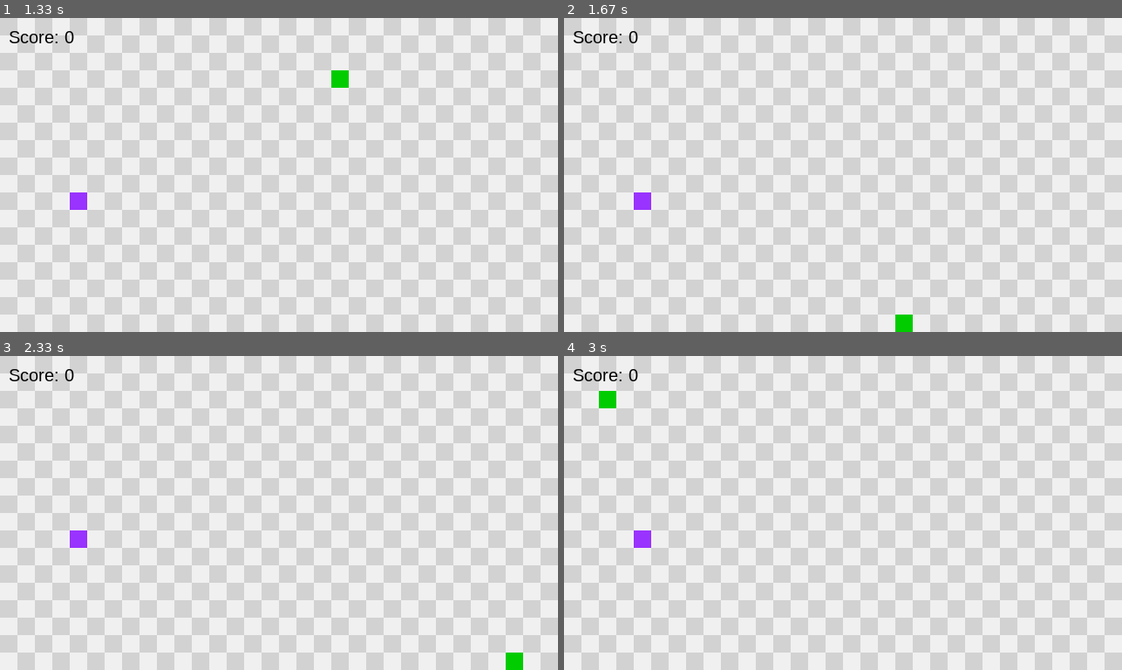
Above: before the commit, frames 1-4 (two rows, left to right).
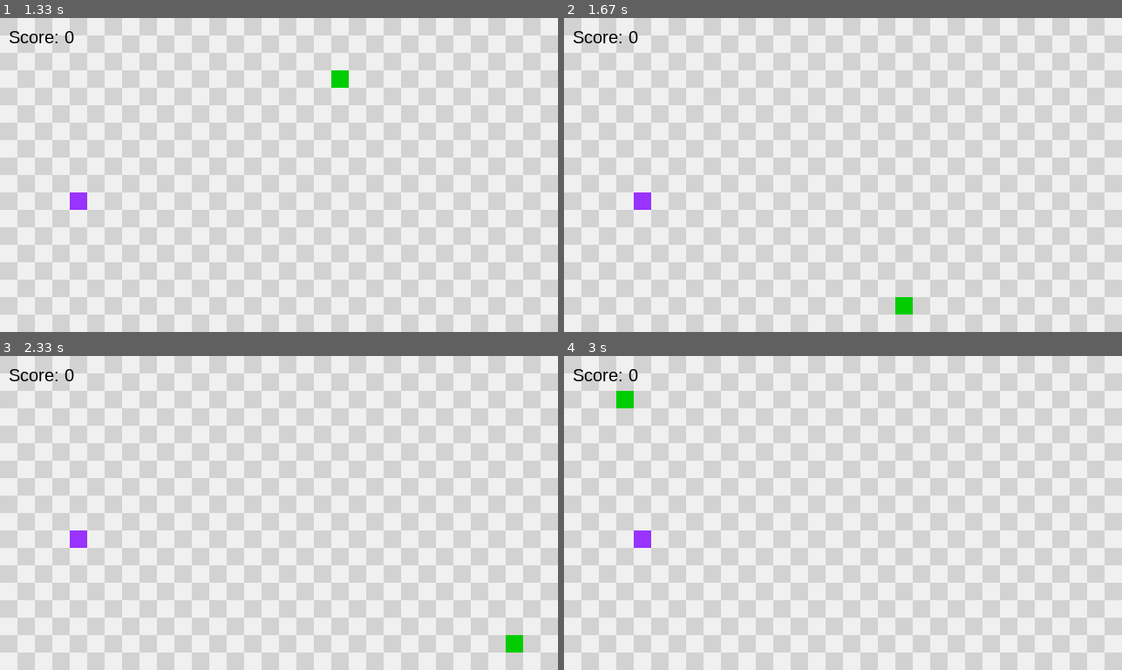
Above: after the commit, the same moments.

Repository: TAMOTO24/First-PyGame-Snake
Game: pygame game, started from manual.py
Two runs of this game, one before a commit and one after it. Both use one fixed random seed, a clock stepped at 60 frames per second and the inputs below.
Inputs:
- Up to frame 1 (1.33 s): tap Space at 0.33 s; hold Right 0.67-1.13 s; hold Up from 1.17 s (still down)
- Up to frame 2 (1.67 s): release Up at 1.63 s
- Up to frame 3 (2.33 s): hold Right 1.67-2.13 s; hold Left from 2.17 s (still down)
- Up to frame 4 (3 s): release Left at 2.7 s; hold Down from 2.73 s (still down)

Frame 1 is identical in both runs. In frame 2, 0.3% of the frame differs, in the area x 59-63%, y 88-100%; in frame 3, 0.3%; in frame 4, 0.3%.

Commit message:
Fixed some bugs, and code correction

Diff:
--- a/manual.py
+++ b/manual.py
@@ -1,6 +1,4 @@
 # Import and initialize the pygame library
-from cgitb import grey
-from string import whitespace
 import pygame as py
 from random import randrange
 
@@ -116,18 +114,16 @@
 
 
     for i in range(0, len(snake_List)): # Mirroring snake
-        if snake_head[0] > FieldW:
+        if snake_head[0] >= FieldW:
             snake_head[0] = 0
-            print('b')
         elif snake_head[0] < 0:
-            snake_head[0] = FieldW
-            print('a')
-        elif snake_head[1] > FieldH:
+            snake_head[0] = FieldW - 1
+        elif snake_head[1] >= FieldH:
             snake_head[1] = 0
-            print('c')
         elif snake_head[1] < 0:
-            snake_head[1] = FieldH
-            print('d')
+            snake_head[1] = FieldH - 1
+    print(snake_head)
+    print(snake_List)
 
     for i in range(0, len(snake_List)): # GameOver cycle
         if snake_List[-1][0] == snake_List[i][0] and snake_List[-1][1] == snake_List[i][1] and i != len(snake_List) - 1:
